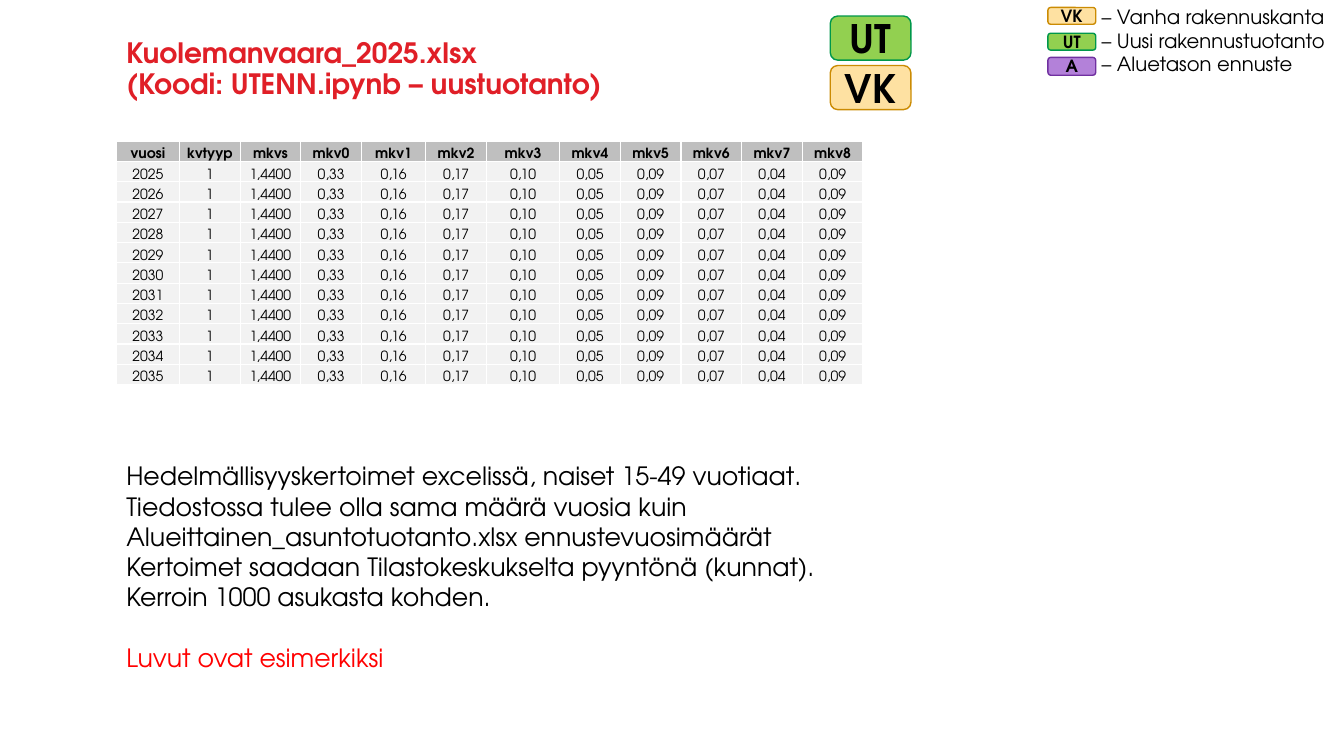
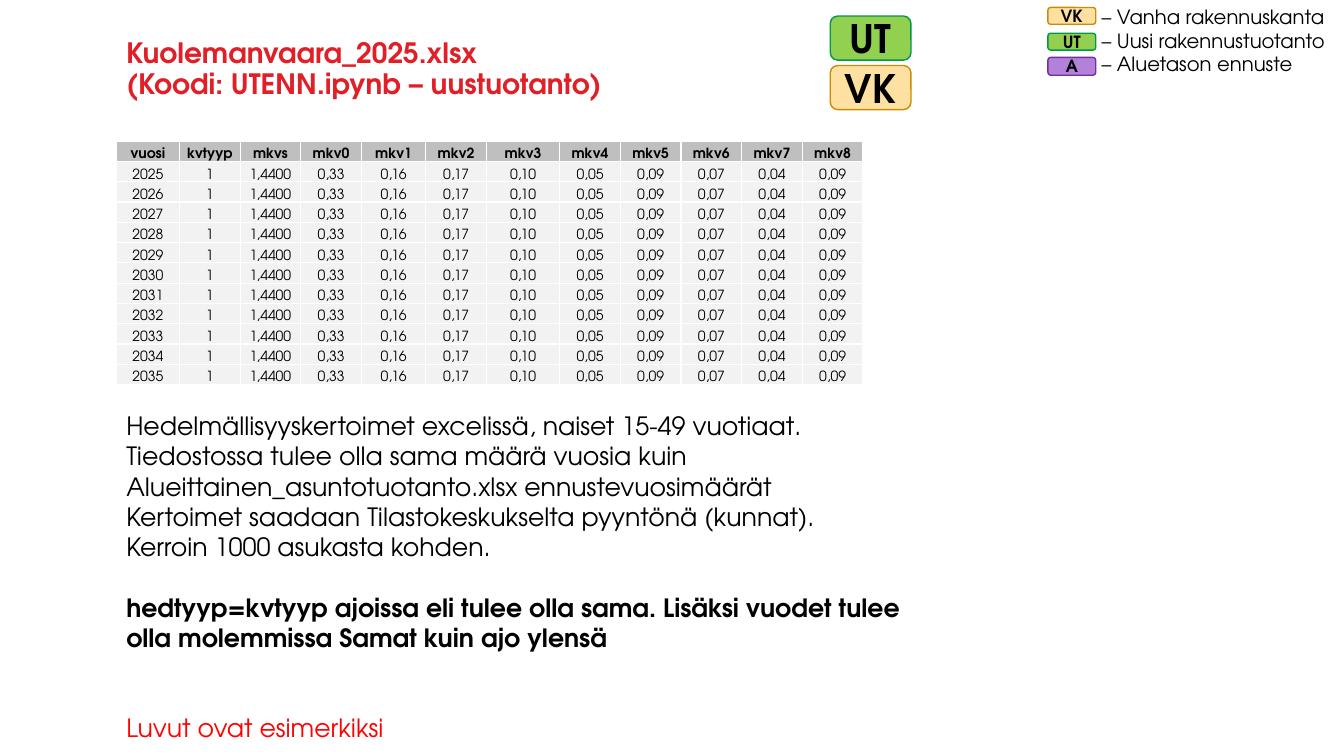
Before and after one commit to kangasalakehitys/vaestoennuste, a slide deck: slide 6 of Dokumentaatio/Ohjeet.pptx. Drawn at 1344x756 pixels with LibreOffice and Linux fonts; fonts in the diff are those of the drawing; background and template pictures are left out. Boxes give left, top, right and bottom in pixels: in the first picture for what was removed or moved away, otherwise in the second. Text is boxed around its words. In the diff, an @@ line names an element or a change of style, - is before the commit and + after.

```diff
--- a/Dokumentaatio/Ohjeet.pptx
+++ b/Dokumentaatio/Ohjeet.pptx
@@ text "Hedelmällisyyskertoimet excelissä, naiset 15-49 vuotiaat. ...": place and size @@
-text "Hedelmällisyyskertoimet excelissä, naiset 15-49 vuotiaat. ..." at (126, 466, 814, 668)
+text "Hedelmällisyyskertoimet excelissä, naiset 15-49 vuotiaat. ..." at (126, 416, 900, 738)
@@ text at (126, 597, 900, 652): paragraph added @@
+hedtyyp=kvtyyp ajoissa eli tulee olla sama. Lisäksi vuodet tulee olla molemmissa Samat kuin ajo ylensä
```
Also in this commit, not shown: 6 other slides changed, 38 other files.
